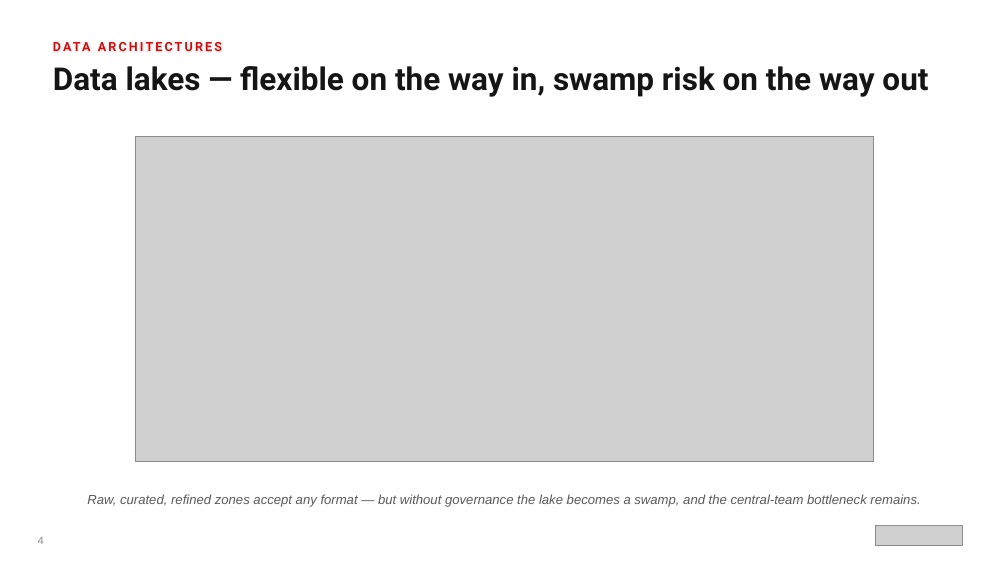
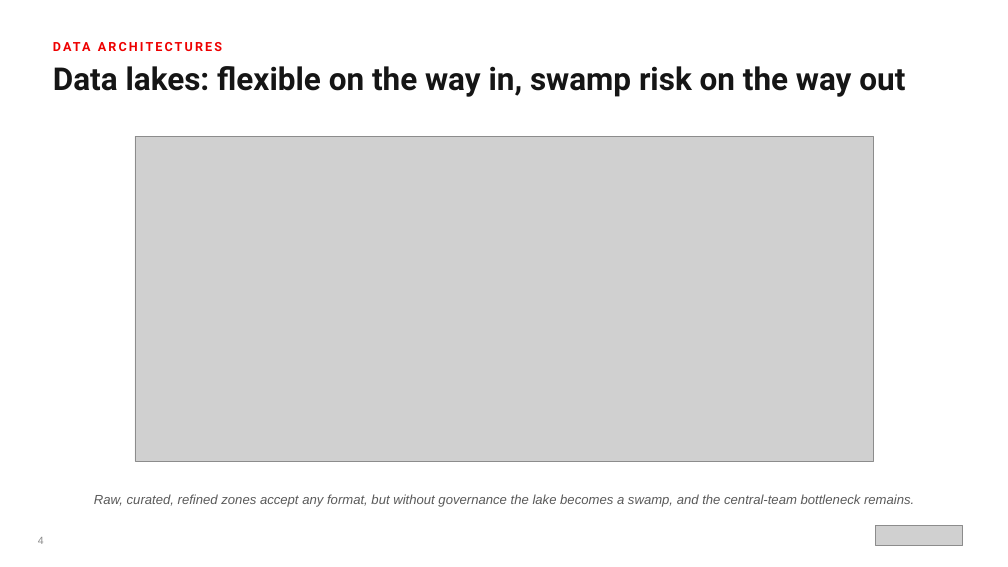
Before and after one commit to patterncatalyst/datamesh-reference-arch-quarkus, a slide deck: slide 5 of presentation/datamesh-101/Datamesh_101-r1.1.pptx. Drawn at 1008x567 pixels with LibreOffice and Linux fonts; fonts in the diff are those of the drawing; grey boxes stand for pictures. Boxes give left, top, right and bottom in pixels: in the first picture for what was removed or moved away, otherwise in the second. Text is boxed around its words. In the diff, an @@ line names an element or a change of style, - is before the commit and + after.

```diff
--- a/presentation/datamesh-101/Datamesh_101-r1.1.pptx
+++ b/presentation/datamesh-101/Datamesh_101-r1.1.pptx
@@ text at bbox=[126, 66, 905, 97]: text changed @@
-Data lakes — flexible on the way in, swamp risk on the way out
+Data lakes: flexible on the way in, swamp risk on the way out
@@ text at bbox=[94, 494, 914, 507]: text changed @@
-Raw, curated, refined zones accept any format — but without governance the lake becomes a swamp, and the central-team bottleneck remains.
+Raw, curated, refined zones accept any format, but without governance the lake becomes a swamp, and the central-team bottleneck remains.
```
Also in this commit, not shown: 12 other slides changed, 4 other files.
